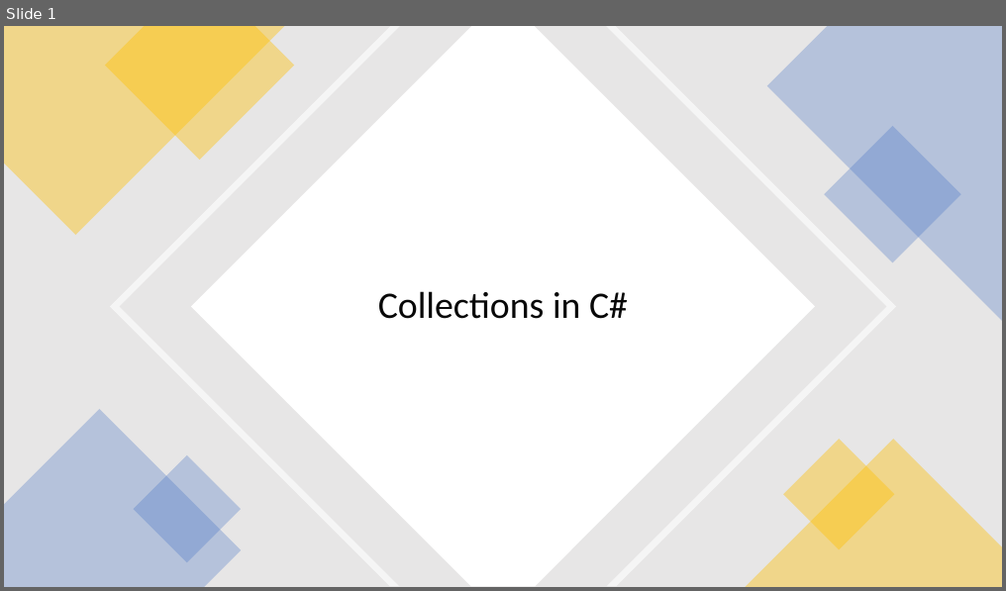
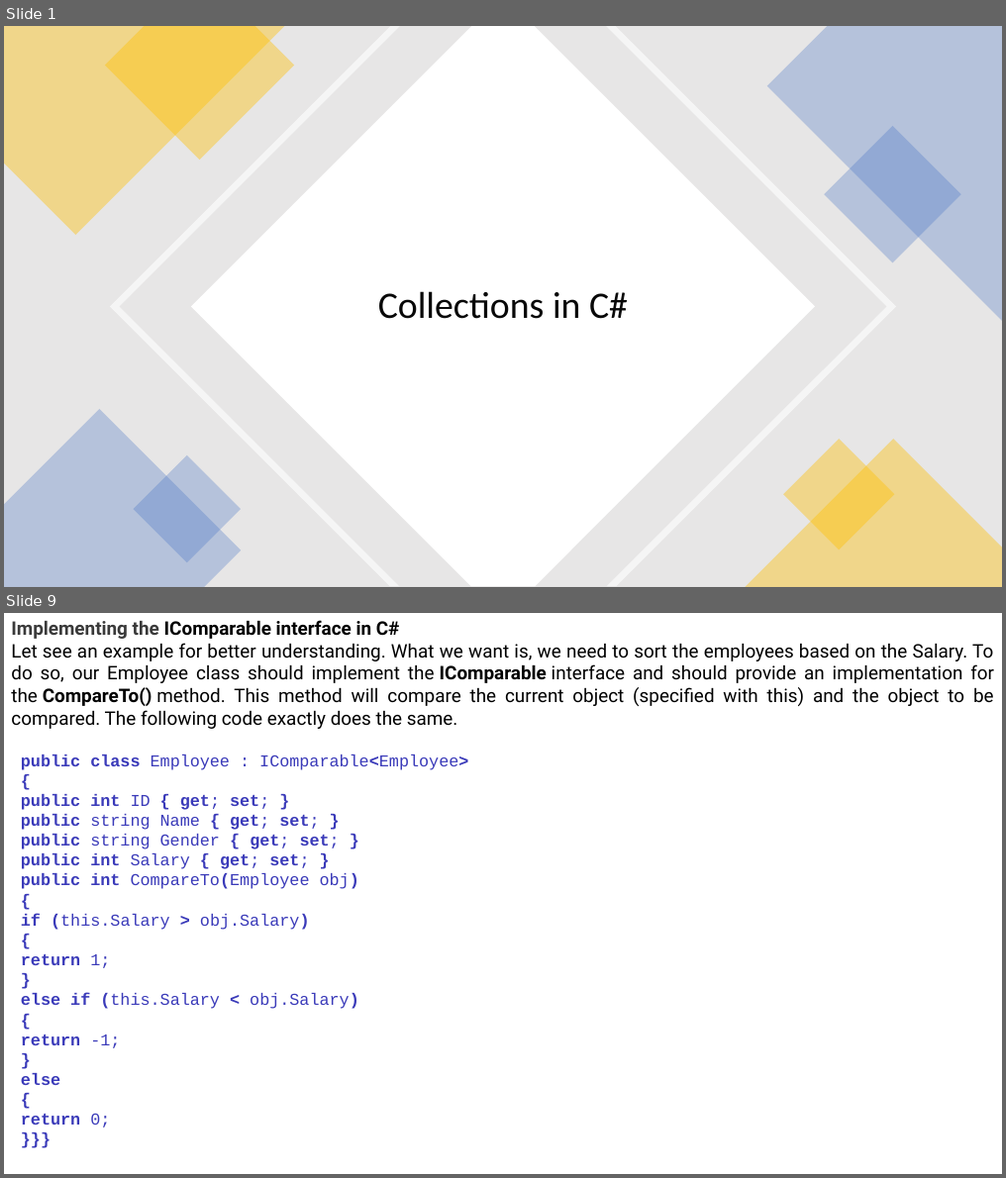
Before and after one commit to ratreraj/Csharpe-Dotnet-Sql-Docs, a slide deck: Collection.pptx. Shown one above the other, each under a label of ours: slide 1 before the commit, slides 1 and 9 after it; the slides between them are not shown. The pictures are 1006x591 and 1006x1178 pixels, drawn with LibreOffice and Linux fonts; fonts in the diff are those of the drawing. Boxes give left, top, right and bottom in pixels: in the first picture for what was removed or moved away, otherwise in the second. Text is boxed around its words. In the diff, an @@ line names an element or a change of style, - is before the commit and + after.

```diff
--- a/Collection.pptx
+++ b/Collection.pptx
@@ slide 9 added at (4,613,1002,1174), background #FFFFFF @@
@@ text added at (11,620,994,729), 18 pt, text #000000 @@
+Implementing the IComparable interface in C#
+Let see an example for better understanding. What we want is, we need to sort the employees based on the Salary. To do so, our Employee class should implement the IComparable interface and should provide an implementation for the CompareTo() method. This method will compare the current object (specified with this) and the object to be compared. The following code exactly does the same.
@@ text added at (21,755,468,1128), 16 pt, text #3A3AB9 @@
+public class Employee : IComparable<Employee>
+{
+public int ID { get; set; }
+public string Name { get; set; }
+public string Gender { get; set; }
+public int Salary { get; set; }
+public int CompareTo(Employee obj)
+{
+if (this.Salary > obj.Salary)
+{
+return 1;
+}
+else if (this.Salary < obj.Salary)
+{
+return -1;
+}
+else
+{
+return 0;
+}}}
```
Also in this commit, not shown: 4 slides changed, 3 other slides added, 1 other file.
